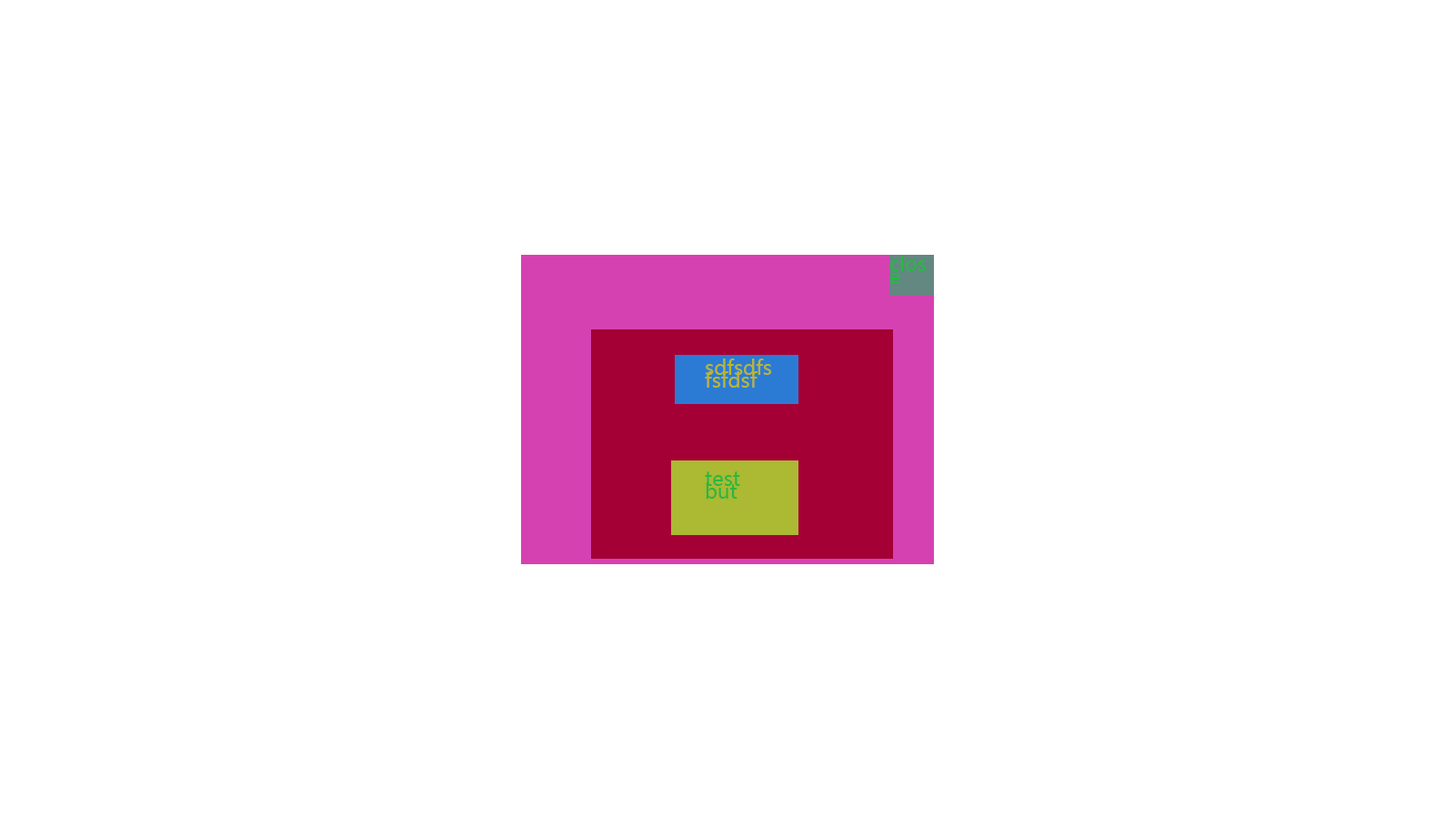
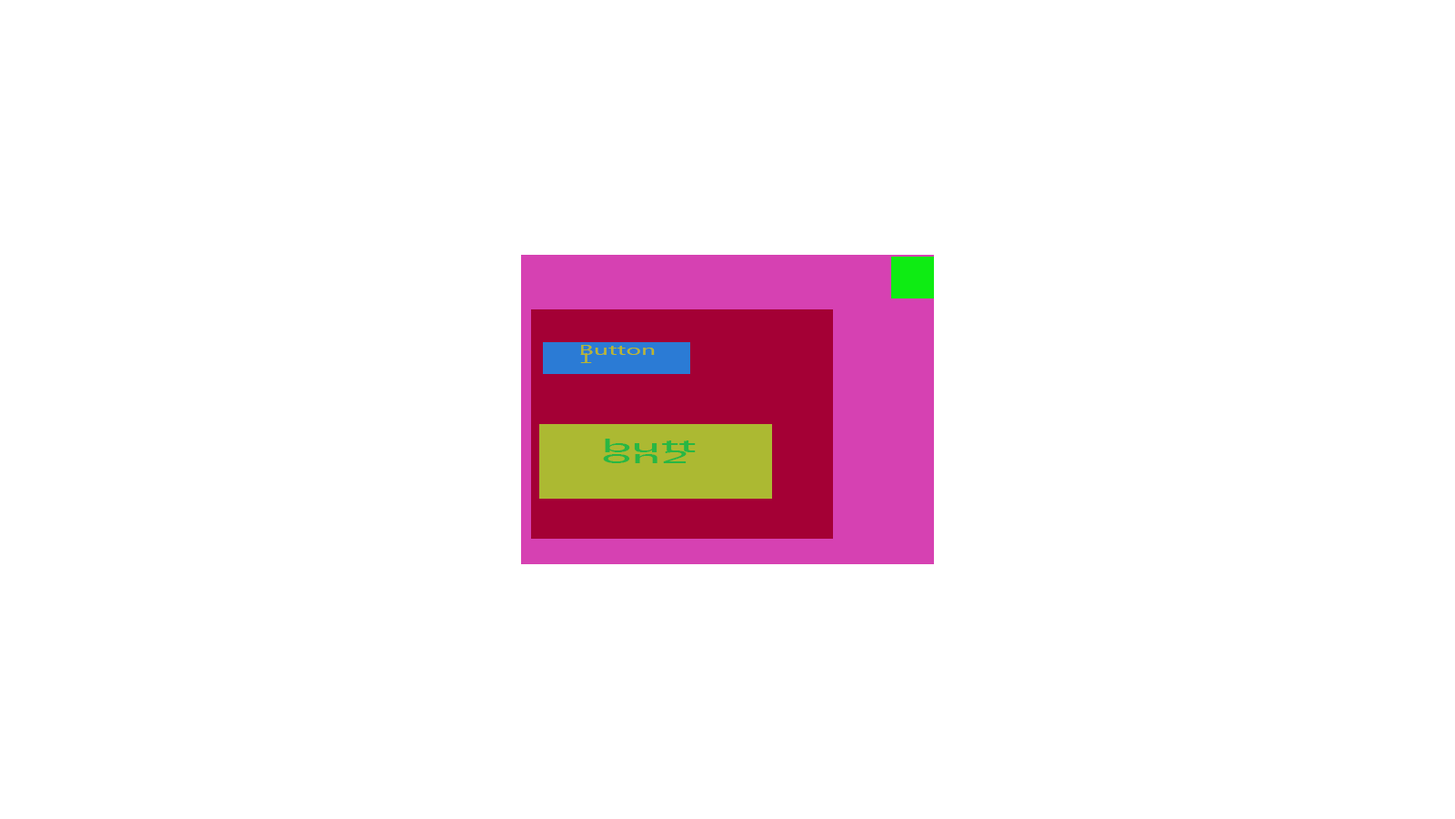
Layers edited between the first and the second 1455px x 819px image:
removed layer "Title" (1st of 3, in "ButtonTemp@Panel" › "close@Button") from group "close@Button" over [890, 254, 927, 284]
removed layer "pressed" (1st of 2, in "ButtonTemp@Panel" › "close@Button") from group "close@Button" over [889, 254, 935, 296]
removed layer "highLighted" from group "close@Button" over [889, 254, 935, 296]
removed layer "disabled" from group "close@Button" over [889, 254, 935, 296]
removed layer "normal" (1st of 3, in "ButtonTemp@Panel" › "close@Button") from group "close@Button" over [889, 254, 935, 296]
added layer "h_close" in group "close@Button" over [891, 256, 935, 299]
added layer "n_close" in group "close@Button" over [891, 256, 935, 299]
painted on "Title" (1st of 2, in "ButtonTemp@Panel" › "bodyContent" › "contentBody" › "item1@Button") over [580, 344, 773, 388]
renamed "pressed" to "p_item1", painted on it over [543, 342, 799, 404]
renamed "normal" to "n_item1", painted on it over [543, 342, 799, 404]
painted on "Title" (2nd of 2, in "ButtonTemp@Panel" › "bodyContent" › "contentBody" › "item@Button") over [603, 438, 741, 499]
renamed "normal" to "n_btn2", painted on it over [539, 423, 799, 535]
removed layer "@Size" (1st of 2, in "ButtonTemp@Panel" › "bodyContent" › "contentBody") from group "contentBody" over [591, 329, 894, 559]
painted on "@Size" (in "ButtonTemp@Panel" › "bodyContent") over [531, 309, 894, 559]
